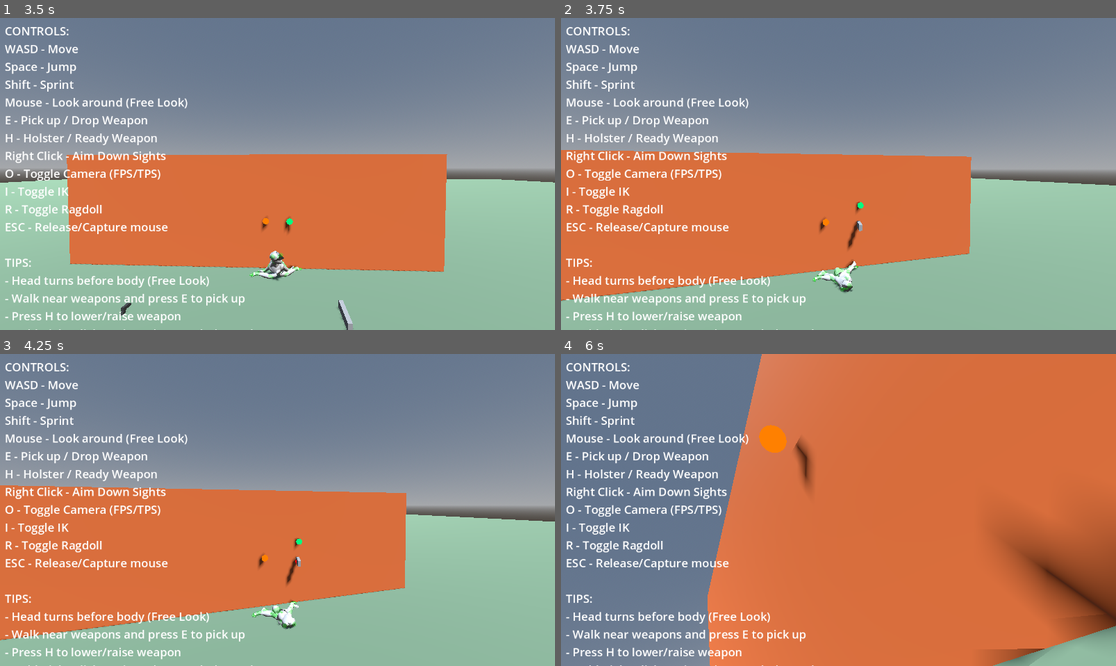
Above: before the commit, frames 1-4 (two rows, left to right).
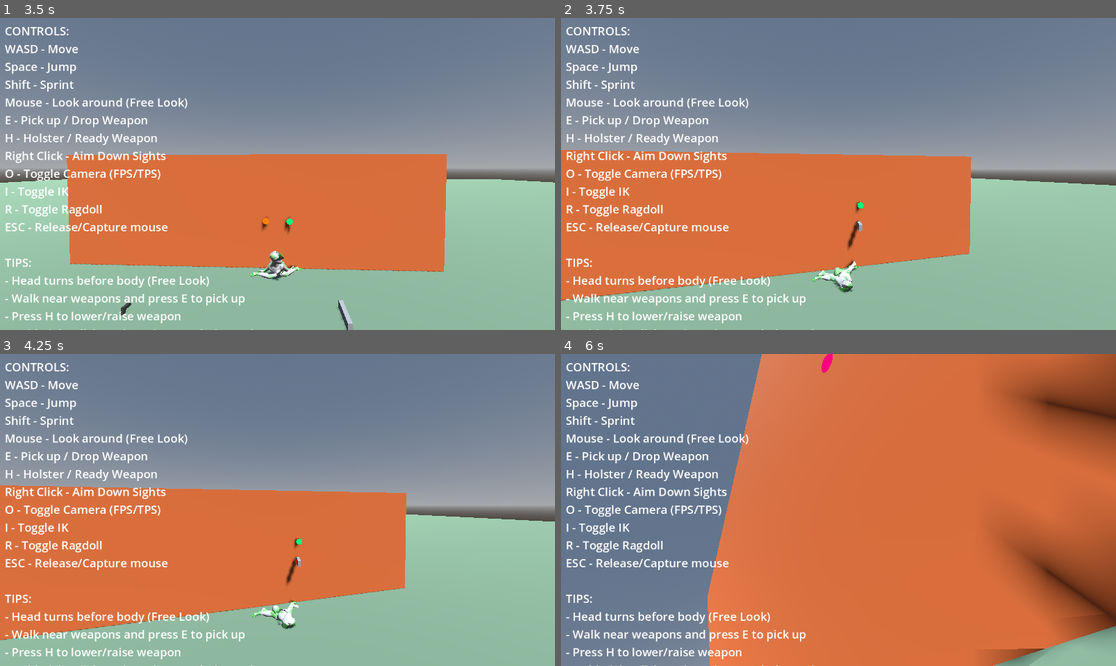
Above: after the commit, the same moments.

Repository: lmf-git/fpsikanimragdoll
Game: Godot game, scene res://world.tscn
Two runs of this game, one before a commit and one after it. Both use one fixed random seed, a clock stepped at 60 frames per second and the inputs below.
Inputs (mouse positions are in pixels of both pictures, inside the frame that each line leads up to):
- Up to frame 1 (3.5 s): tap Enter at 0.5 s; move the mouse to (305, 174) at 0.52 s; hold Shift (sprint) 0.53-1.28 s; hold W (move_forward) from 0.53 s (still down); click (305, 174) at 0.67 s; tap Space (jump) at 0.77, 1.52, 3.02 s; move the mouse to (249, 174) at 1.27 s; tap O (toggle_camera) at 1.35 s; move the mouse to (288, 167) at 2.02 s; hold I (toggle_ik) 2.03-2.78 s; move the mouse to (271, 180) at 2.77 s; tap R (toggle_ragdoll) at 2.85 s; click (271, 180) at 2.92 s
- Up to frame 2 (3.75 s): keep holding W (move_forward); move the mouse to (877, 177) at 3.52 s; tap E at 3.6 s
- Up to frame 3 (4.25 s): keep holding W (move_forward); tap Space (jump) at 3.77 s
- Up to frame 4 (6 s): move the mouse to (794, 506) at 4.27 s; tap H at 4.35 s; tap Space (jump) at 4.52 s; move the mouse to (844, 510) at 5.02 s; hold Shift (sprint) 5.03-5.78 s; click (844, 510) at 5.17 s; move the mouse to (816, 503) at 5.77 s; release W (move_forward) at 5.78 s; hold D (move_right) from 5.78 s (still down); tap O (toggle_camera) at 5.85 s

Frame 1 is identical in both runs. In frame 2, less than 0.1% of the frame differs, in the area x 46-49%, y 63-69%; in frame 3, less than 0.1%; in frame 4, 5.9%, in the area x 35-100%, y 0-44%.
Error before the commit: Invalid assignment of property or key 'magnet_position' with value of type 'Vector3' on a base object of type 'SkeletonIK3D'. (res://character_controller.gd:19…

Commit message:
Fix GDScript errors: duplicate anchor_transform and invalid magnet_position
Fixes:
1. Removed duplicate anchor_transform declarations
   - Moved declaration to function level (line 1866)
   - Removed duplicates at lines 1886 and 1960
   - Prevents CONFUSABLE_LOCAL_DECLARATION error

2. Removed invalid magnet_position assignments
   - SkeletonIK3D in Godot 4 doesn't have magnet_position property
   - Removed lines setting right_wrist_ik.magnet_position
   - Removed lines setting left_wrist_ik.magnet_position
   - Elbow positioning alone is sufficient to prevent hand inward rotation

Diff:
--- a/character_controller.gd
+++ b/character_controller.gd
@@ -1862,6 +1862,13 @@
 	if not active_camera:
 		return
 
+	# Get anchor point (chest bone or character center) - used throughout function
+	var anchor_transform: Transform3D
+	if chest_bone_id >= 0:
+		anchor_transform = skeleton.global_transform * skeleton.get_bone_global_pose(chest_bone_id)
+	else:
+		anchor_transform = global_transform
+
 	# Check if character is moving for sway calculation
 	var character_moving = velocity.length() > 0.1
 	current_sway = _calculate_weapon_sway(get_process_delta_time(), character_moving)
@@ -1881,14 +1888,6 @@
 	var right_hand_target = ik_targets_node.get_node_or_null("RightHandTarget")
 	if right_hand_target:
 		var base_offset = target_offset + current_sway
-
-		# Use chest bone as anchor point
-		var anchor_transform: Transform3D
-		if chest_bone_id >= 0:
-			anchor_transform = skeleton.global_transform * skeleton.get_bone_global_pose(chest_bone_id)
-		else:
-			# Fallback to character position if no chest bone
-			anchor_transform = global_transform
 
 		# Position hand relative to CAMERA AIM DIRECTION, not body direction
 		# This makes hands follow where you're looking
@@ -1956,13 +1955,6 @@
 	var left_wrist_target = ik_targets_node.get_node_or_null("LeftWristTarget")
 	var right_wrist_target = ik_targets_node.get_node_or_null("RightWristTarget")
 
-	# Get anchor point (chest or character center)
-	var anchor_transform: Transform3D
-	if chest_bone_id >= 0:
-		anchor_transform = skeleton.global_transform * skeleton.get_bone_global_pose(chest_bone_id)
-	else:
-		anchor_transform = global_transform
-
 	# RIGHT ARM: Position elbow target to create proper arm bend
 	# The wrist IK now uses hand_target, so we only need to position elbow correctly
 	if right_hand_target and right_elbow_target and right_wrist_target:
@@ -1987,12 +1979,6 @@
 
 		right_elbow_target.global_position = elbow_pos
 
-		# Set magnet position for wrist IK to pull hand outward (prevents inward rotation)
-		if right_wrist_ik:
-			# Magnet pulls the wrist bend to the right
-			var magnet_pos = right_hand_target.global_position + aim_right * 0.3
-			right_wrist_ik.magnet_position = magnet_pos
-
 		# Wrist target is just for visualization now (wrist IK uses hand_target)
 		# Position it between elbow and hand for visual reference
 		var wrist_pos = right_elbow_target.global_position.lerp(right_hand_target.global_position, 0.6)
@@ -2020,12 +2006,6 @@
 			elbow_pos += aim_down * 0.25    # Further down (was 0.2)
 
 			left_elbow_target.global_position = elbow_pos
-
-			# Set magnet position for wrist IK to pull hand outward (prevents inward rotation)
-			if left_wrist_ik:
-				# Magnet pulls the wrist bend to the left
-				var magnet_pos = left_hand_target.global_position + aim_right * -0.3
-				left_wrist_ik.magnet_position = magnet_pos
 
 			# Wrist target is just for visualization now (wrist IK uses hand_target)
 			var wrist_pos = left_elbow_target.global_position.lerp(left_hand_target.global_position, 0.6)
